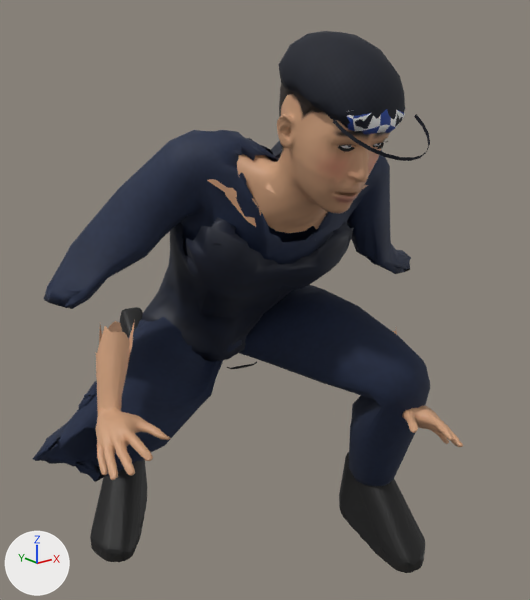
Before and after pictures for a commit that changed the glTF model characters/exports/cop_vic.glb.
Both versions are drawn from a 50 mm camera at (-0.938, -1.218, 1.087) aimed at (-0.039, -0.093, 0.637). Every picture has the same lights, and +X, +Y and +Z are marked at lower left. The older version comes first. Both versions are drawn at frame 0 of the action 'jump'; the numbers are the values there. Vertices at exactly the same position are counted once.

Names of what the first picture shows: 'boot_l.001', 'boot_r.001', 'cap.001', 'cap_band.001', 'cargo_pants.001', 'cop_vic_body_dressed', 'shirt.001', 'vest.001' and 6 more.
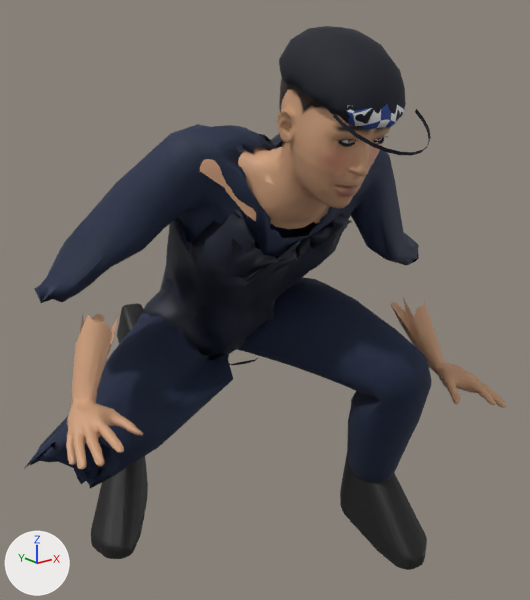
Pixel boxes (x1, y1, x2, y2) of what changed, in the pictures (530 x 600 px; the box of a moved part takes in the faces that stretch with it):
'cargo_pants.001', reshaped
    before: (33, 285, 430, 486)
    after: (24, 277, 432, 489)
'shirt.001', reshaped
    before: (44, 130, 411, 352)
    after: (34, 124, 419, 351)
'cop_vic_body_dressed', reshaped (20% wider)
    before: (95, 94, 463, 480)
    after: (66, 89, 506, 469)
'vest.001', reshaped
    before: (142, 138, 354, 361)
    after: (142, 127, 352, 360)
'cap.001', moved
    before: (279, 31, 405, 133)
    after: (279, 26, 405, 128)
'cap_band.001', moved
    before: (346, 108, 406, 134)
    after: (347, 103, 406, 129)
part 4 of me_cop_vic_body_021, moved or reshaped
    before: (95, 320, 170, 480)
    after: (66, 313, 144, 469)
part 5 of me_cop_vic_body_021, moved or reshaped
    before: (393, 330, 463, 447)
    after: (391, 297, 506, 408)
part 6 of me_cop_vic_body_021, moved or reshaped
    before: (207, 94, 390, 233)
    after: (200, 89, 390, 229)

The change, as a diff of the scene's bpy script:
```diff
--- a/characters/exports/cop_vic.glb.py
+++ b/characters/exports/cop_vic.glb.py
@@ me_cop_vic_body_019 @@
-me_cop_vic_body_019.from_pydata(...)  # 202 vertices, 400 faces; spans x -0.195..-0.025, y -0.474..-0.263, z 0.999..1.144
+me_cop_vic_body_019.from_pydata(...)  # 202 vertices, 400 faces; spans x -0.195..-0.024, y -0.473..-0.263, z 1.006..1.152
+# me_cop_vic_body_019 part 1: the whole mesh is moved by (0.001, 0.0, 0.007)
 me_cop_vic_body_019.materials.append(mat_cloth_cap_141a2a)
@@ me_cop_vic_body_020 @@
-me_cop_vic_body_020.from_pydata(...)  # 126 vertices, 230 faces; spans x -0.176..-0.05, y -0.473..-0.287, z 0.997..1.113
+me_cop_vic_body_020.from_pydata(...)  # 126 vertices, 230 faces; spans x -0.176..-0.05, y -0.473..-0.286, z 1.004..1.12
+# me_cop_vic_body_020 part 2: the whole mesh is moved by (0.001, 0.0, 0.007)
 me_cop_vic_body_020.materials.append(mat_capcheckblue)
@@ me_cop_vic_body_016 @@
-me_cop_vic_body_016.from_pydata(...)  # 998 vertices, 2000 faces; spans x -0.487..0.267, y -0.36..0.316, z 0.146..0.629
+me_cop_vic_body_016.from_pydata(...)  # 998 vertices, 2000 faces; spans x -0.514..0.267, y -0.362..0.322, z 0.156..0.645
+# me_cop_vic_body_016 part 3: 998 of 998 vertices moved; they spanned x -0.487..0.267, y -0.36..0.316, z 0.146..0.629 and now span x -0.514..0.267, y -0.362..0.322, z 0.156..0.645; mean shift (0.001, -0.002, 0.011)
 me_cop_vic_body_016.materials.append(mat_cloth_cargo_pants_1c2a48)
@@ me_cop_vic_body_021 @@
-me_cop_vic_body_021.from_pydata(...)  # 2656 vertices, 5216 faces; spans x -0.463..0.209, y -0.454..0.01, z 0.354..1.127
+me_cop_vic_body_021.from_pydata(...)  # 2656 vertices, 5216 faces; spans x -0.517..0.349, y -0.454..0.011, z 0.407..1.134
+# me_cop_vic_body_021 part 4: the loose piece of 583 vertices spanning x -0.463..-0.301, y -0.247..0.01, z 0.424..0.641 is turned 6.7 degrees about the y axis through its middle, then moved by (-0.044, 0.0, 0.03)
+# me_cop_vic_body_021 part 5: the loose piece of 583 vertices spanning x 0.09..0.209, y -0.452..-0.183, z 0.354..0.579 is turned -15.7 degrees about the y axis through its middle, then moved by (0.116, 0.0, 0.035)
+# me_cop_vic_body_021 part 6: 1490 of 2656 vertices moved; they spanned x -0.239..0.111, y -0.454..-0.11, z 0.806..1.127 and now span x -0.238..0.108, y -0.454..-0.108, z 0.813..1.134; mean shift (0.001, 0.001, 0.008); largest move (-0.077, -0.204, 0.928) -> (-0.074, -0.185, 0.954)
 me_cop_vic_body_021.materials.append(mat_skin_cop_vic_body)
@@ me_cop_vic_body_014 @@
-me_cop_vic_body_014.from_pydata(...)  # 994 vertices, 2000 faces; spans x -0.437..0.368, y -0.268..0.231, z 0.441..0.987
+me_cop_vic_body_014.from_pydata(...)  # 994 vertices, 2000 faces; spans x -0.453..0.389, y -0.268..0.228, z 0.45..0.995
+# me_cop_vic_body_014 part 7: 994 of 994 vertices moved; they spanned x -0.437..0.368, y -0.268..0.231, z 0.441..0.987 and now span x -0.453..0.389, y -0.268..0.228, z 0.45..0.995; mean shift (0.003, -0.001, 0.014)
 me_cop_vic_body_014.materials.append(mat_cloth_shirt_1c2a48)
@@ me_cop_vic_body_015 @@
-me_cop_vic_body_015.from_pydata(...)  # 700 vertices, 1400 faces; spans x -0.234..0.18, y -0.24..0.236, z 0.465..0.981
+me_cop_vic_body_015.from_pydata(...)  # 700 vertices, 1400 faces; spans x -0.218..0.18, y -0.242..0.234, z 0.472..1.001
+# me_cop_vic_body_015 part 8: 699 of 700 vertices moved; they spanned x -0.234..0.18, y -0.24..0.236, z 0.465..0.981 and now span x -0.218..0.18, y -0.242..0.234, z 0.472..1.001; mean shift (0.003, -0.002, 0.017); largest move (-0.084, -0.141, 0.67) -> (-0.066, -0.242, 0.8)
 me_cop_vic_body_015.materials.append(mat_cloth_vest_141c30)
```
